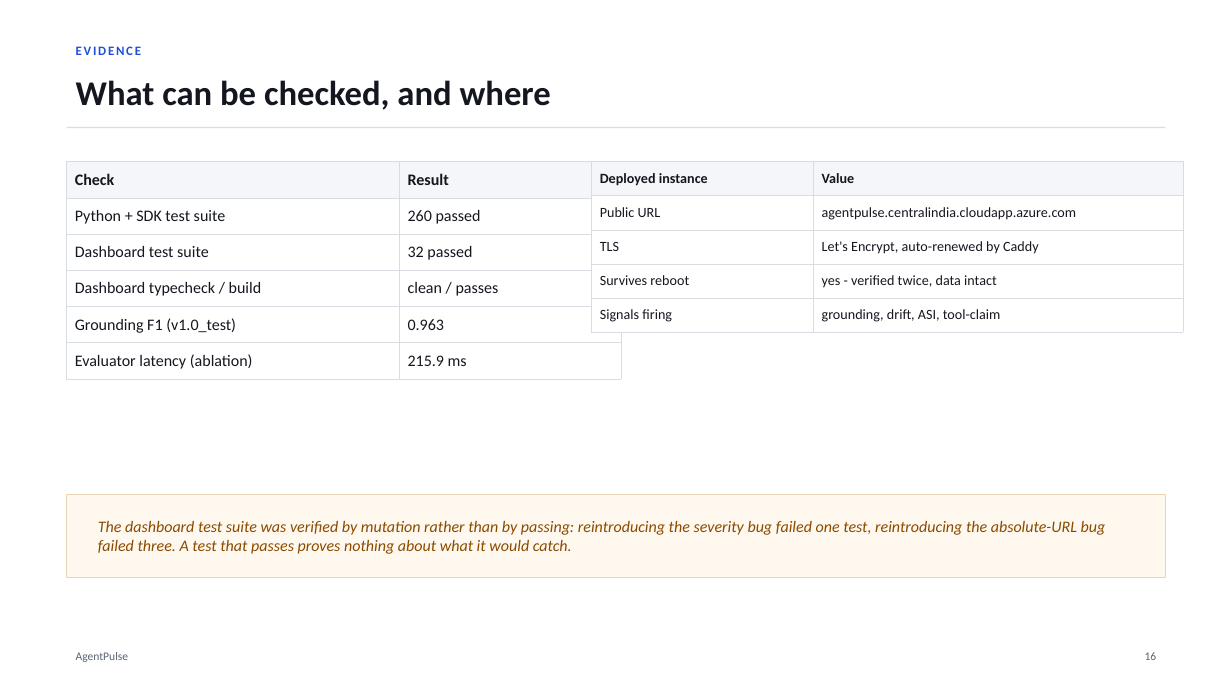
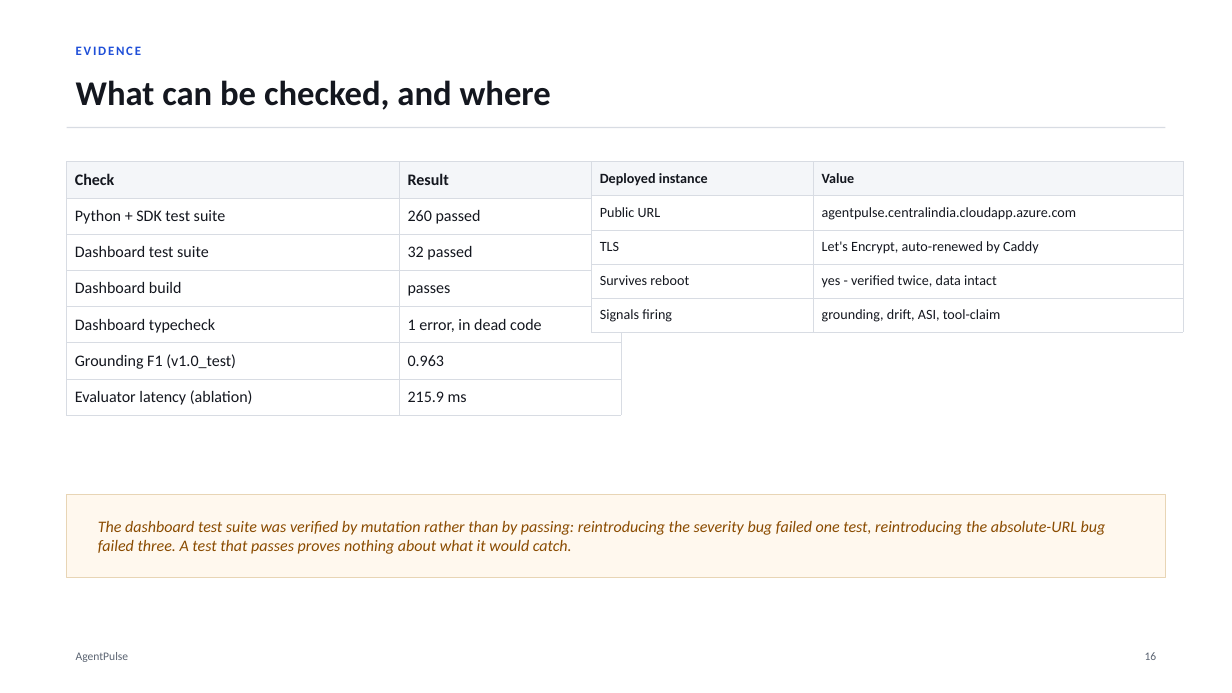
Before and after one commit to Soum-Code/agentpulse, a slide deck: slide 17 of presentation/AgentPulse_Project_Deck.pptx. Drawn at 1232x693 pixels with LibreOffice and Linux fonts; fonts in the diff are those of the drawing. Boxes give left, top, right and bottom in pixels: in the first picture for what was removed or moved away, otherwise in the second. Text is boxed around its words. In the diff, an @@ line names an element or a change of style, - is before the commit and + after.

```diff
--- a/presentation/AgentPulse_Project_Deck.pptx
+++ b/presentation/AgentPulse_Project_Deck.pptx
@@ table at bbox=[67, 162, 621, 409] @@
-row 4: Dashboard typecheck / build | clean / passes
+row 4: Dashboard build | passes
+row 5: Dashboard typecheck | 1 error, in dead code
```
Also in this commit, not shown: 1 other slide changed, 3 other files.
